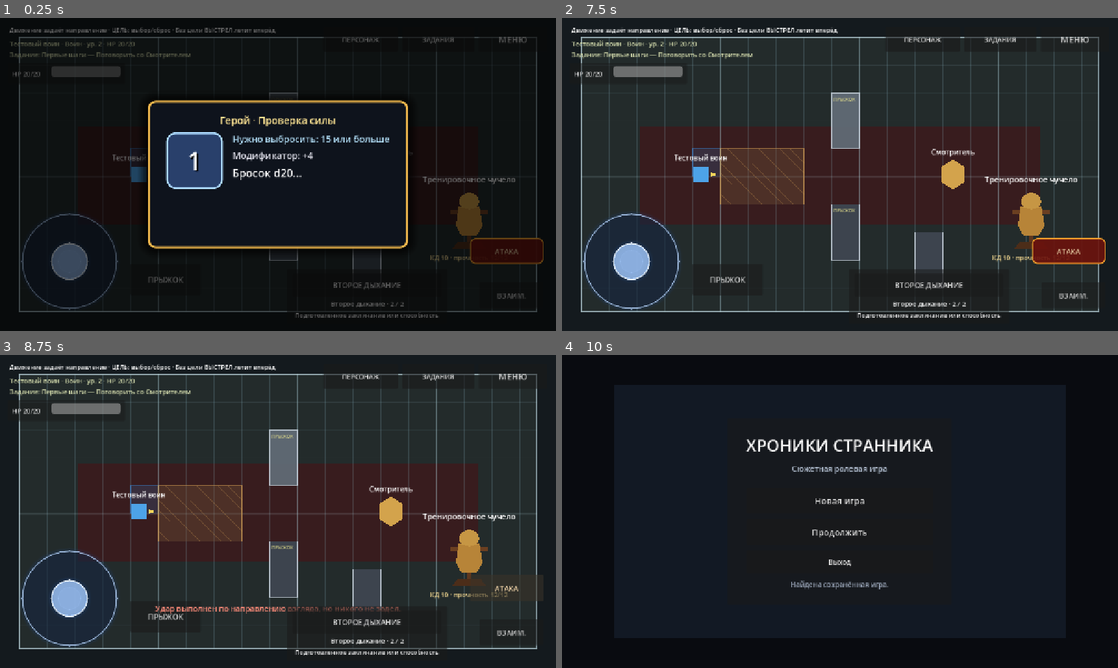
Above: before the commit, frames 1-4 (two rows, left to right).
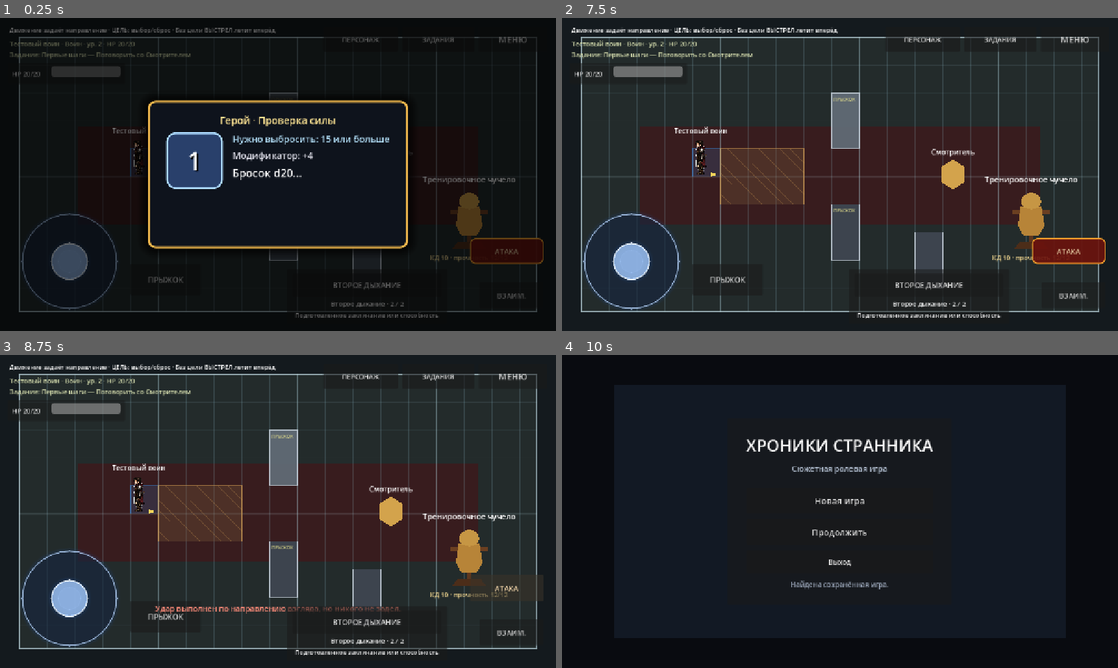
Above: after the commit, the same moments.

Repository: eretenkodaniil16-rgb/rpg-project
Game: Godot game, scene res://tests/test_mobile_combat_progression_hud.tscn
Same seed, same stepped clock (60 frames per second), same inputs: the game is played once before the commit and once after it. This scene is started directly instead of the project's main scene.
Inputs (mouse positions are in pixels of both pictures, inside the frame that each line leads up to):
- Up to frame 1 (0.25 s): no input
- Up to frame 2 (7.5 s): click "АТАКА" at 0.5 s; click "ВЗАИМ." at 1.25 s; click "МЕНЮ" at 2 s; click "Новая игра" at 2.75 s; click (840, 133) at 3.52 s; type "Alex" at 3.6 s; click "В главное меню" at 4.25 s; click "Новая игра" at 5 s; click (840, 133) at 5.77 s; type "Alex" at 5.85 s; click "В меню" at 6.5 s; click "Продолжить" at 7.25 s
- Up to frame 3 (8.75 s): click "АТАКА" at 8 s
- Up to frame 4 (10 s): click "ВЗАИМ." at 8.75 s; click "МЕНЮ" at 9.5 s

The runs differ from the first frame. In frame 1, 0.3% of the frame differs, in the area x 20-27%, y 34-53%; in frame 2, 0.5%, in the area x 20-30%, y 34-53%; in frame 3, 0.5%; in frame 4, nothing differs.

Commit message:
feat: display authored human fighter idle sprites [skip ci]

Diff:
--- a/scripts/game/player.gd
+++ b/scripts/game/player.gd
@@ -1,4 +1,10 @@
 extends CharacterBody2D
+
+const HUMAN_WARRIOR_IDLE_DOWN: Texture2D = preload("res://assets/characters/human/warrior_m01/gameplay/frames/human_warrior_m01_idle_down.png")
+const HUMAN_WARRIOR_IDLE_LEFT: Texture2D = preload("res://assets/characters/human/warrior_m01/gameplay/frames/human_warrior_m01_idle_left.png")
+const HUMAN_WARRIOR_IDLE_RIGHT: Texture2D = preload("res://assets/characters/human/warrior_m01/gameplay/frames/human_warrior_m01_idle_right.png")
+const HUMAN_WARRIOR_IDLE_UP: Texture2D = preload("res://assets/characters/human/warrior_m01/gameplay/frames/human_warrior_m01_idle_up.png")
+const AUTHORED_SPRITE_OFFSET: Vector2 = Vector2(0.0, -42.0)
 
 @export var movement_speed: float = 220.0
 @export var movement_bounds: Rect2 = Rect2(28.0, 28.0, 1224.0, 664.0)
@@ -13,9 +19,14 @@
 var _mobile_right: bool = false
 var _mobile_vector: Vector2 = Vector2.ZERO
 var _attack_tween: Tween = null
+var _character_sprite: Sprite2D = null
+var _active_visual: Node2D = null
+var _active_visual_base_position: Vector2 = Vector2.ZERO
+var _visual_facing_direction: Vector2 = Vector2.RIGHT
 
 
 func _ready() -> void:
+	_install_character_sprite()
 	apply_character_appearance()
 
 
@@ -87,10 +98,11 @@
 		direction = Vector2.RIGHT
 	if _attack_tween != null:
 		_attack_tween.kill()
-	body_visual.position = Vector2.ZERO
+	var visual: Node2D = _active_visual if is_instance_valid(_active_visual) else body_visual
+	visual.position = _active_visual_base_position
 	_attack_tween = create_tween()
-	_attack_tween.tween_property(body_visual, "position", direction * 15.0, 0.07)
-	_attack_tween.tween_property(body_visual, "position", Vector2.ZERO, 0.11)
+	_attack_tween.tween_property(visual, "position", _active_visual_base_position + direction * 15.0, 0.07)
+	_attack_tween.tween_property(visual, "position", _active_visual_base_position, 0.11)
 
 
 func apply_character_appearance() -> void:
@@ -100,14 +112,61 @@
 	name_label.offset_left = -120.0
 	name_label.offset_right = 120.0
 	name_label.horizontal_alignment = HORIZONTAL_ALIGNMENT_CENTER
-	body_visual.color = Color.from_string(character.appearance_color_hex, Color(0.3, 0.64, 0.91, 1.0))
 	var visual_scale: float = 0.78 if character.size_category == "small" else 1.0
-	body_visual.scale = Vector2.ONE * visual_scale
+	var use_authored_sprite: bool = _supports_authored_human_warrior(character)
+	if use_authored_sprite:
+		body_visual.hide()
+		_character_sprite.show()
+		_character_sprite.scale = Vector2.ONE * visual_scale
+		_character_sprite.position = AUTHORED_SPRITE_OFFSET
+		_active_visual = _character_sprite
+		_active_visual_base_position = AUTHORED_SPRITE_OFFSET
+		name_label.offset_top = -112.0
+		name_label.offset_bottom = -86.0
+		set_visual_facing(_visual_facing_direction)
+	else:
+		_character_sprite.hide()
+		body_visual.show()
+		body_visual.position = Vector2.ZERO
+		body_visual.color = Color.from_string(character.appearance_color_hex, Color(0.3, 0.64, 0.91, 1.0))
+		body_visual.scale = Vector2.ONE * visual_scale
+		_active_visual = body_visual
+		_active_visual_base_position = Vector2.ZERO
+		name_label.offset_top = -50.0
+		name_label.offset_bottom = -25.0
 	var collision: CollisionShape2D = get_node_or_null("CollisionShape2D") as CollisionShape2D
 	if collision != null and collision.shape is RectangleShape2D:
 		var shape: RectangleShape2D = (collision.shape as RectangleShape2D).duplicate() as RectangleShape2D
 		shape.size = Vector2(30.0, 30.0) if character.size_category == "small" else Vector2(38.0, 38.0)
 		collision.shape = shape
+
+
+func set_visual_facing(direction: Vector2) -> void:
+	if direction.length_squared() <= 0.0001:
+		return
+	_visual_facing_direction = direction.normalized()
+	if not is_instance_valid(_character_sprite) or not _character_sprite.visible:
+		return
+	if absf(_visual_facing_direction.x) > absf(_visual_facing_direction.y):
+		_character_sprite.texture = HUMAN_WARRIOR_IDLE_RIGHT if _visual_facing_direction.x >= 0.0 else HUMAN_WARRIOR_IDLE_LEFT
+	else:
+		_character_sprite.texture = HUMAN_WARRIOR_IDLE_DOWN if _visual_facing_direction.y >= 0.0 else HUMAN_WARRIOR_IDLE_UP
+
+
+func _install_character_sprite() -> void:
+	_character_sprite = Sprite2D.new()
+	_character_sprite.name = "CharacterSprite"
+	_character_sprite.centered = true
+	_character_sprite.position = AUTHORED_SPRITE_OFFSET
+	_character_sprite.texture = HUMAN_WARRIOR_IDLE_RIGHT
+	_character_sprite.texture_filter = CanvasItem.TEXTURE_FILTER_NEAREST
+	_character_sprite.z_index = 1
+	_character_sprite.hide()
+	add_child(_character_sprite)
+
+
+func _supports_authored_human_warrior(character: PlayerCharacter) -> bool:
+	return character.race_id == "human" and character.character_class_id == "fighter"
 
 
 func _get_mobile_direction() -> Vector2:
